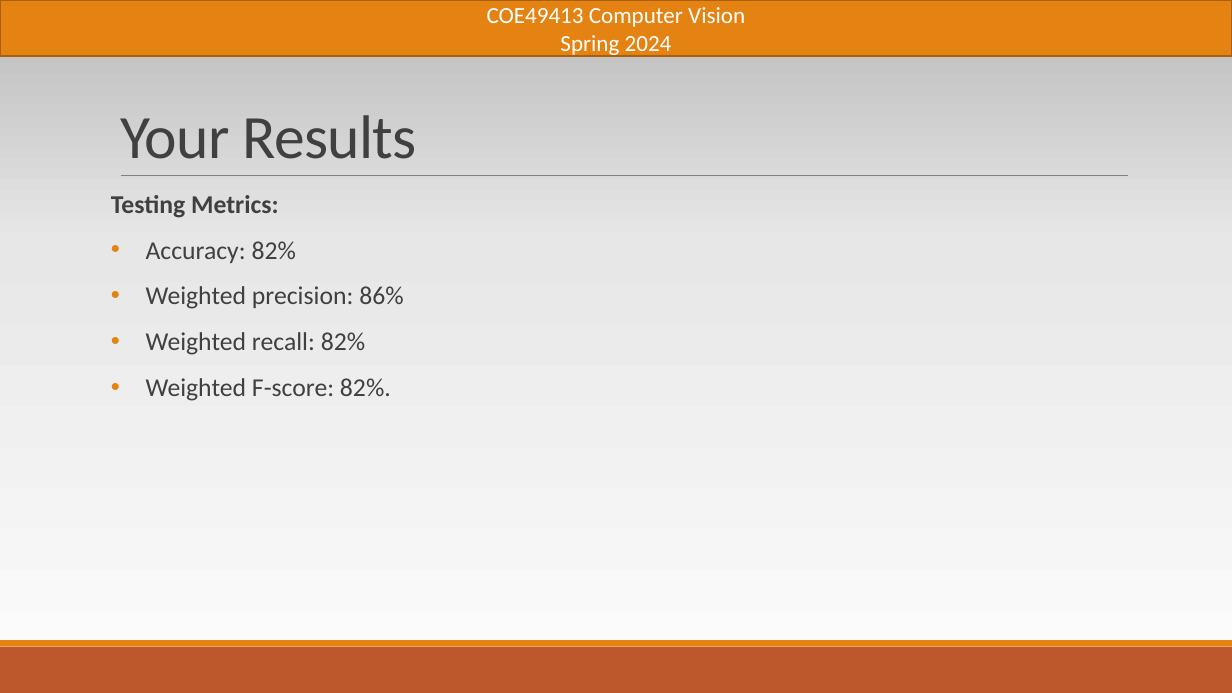
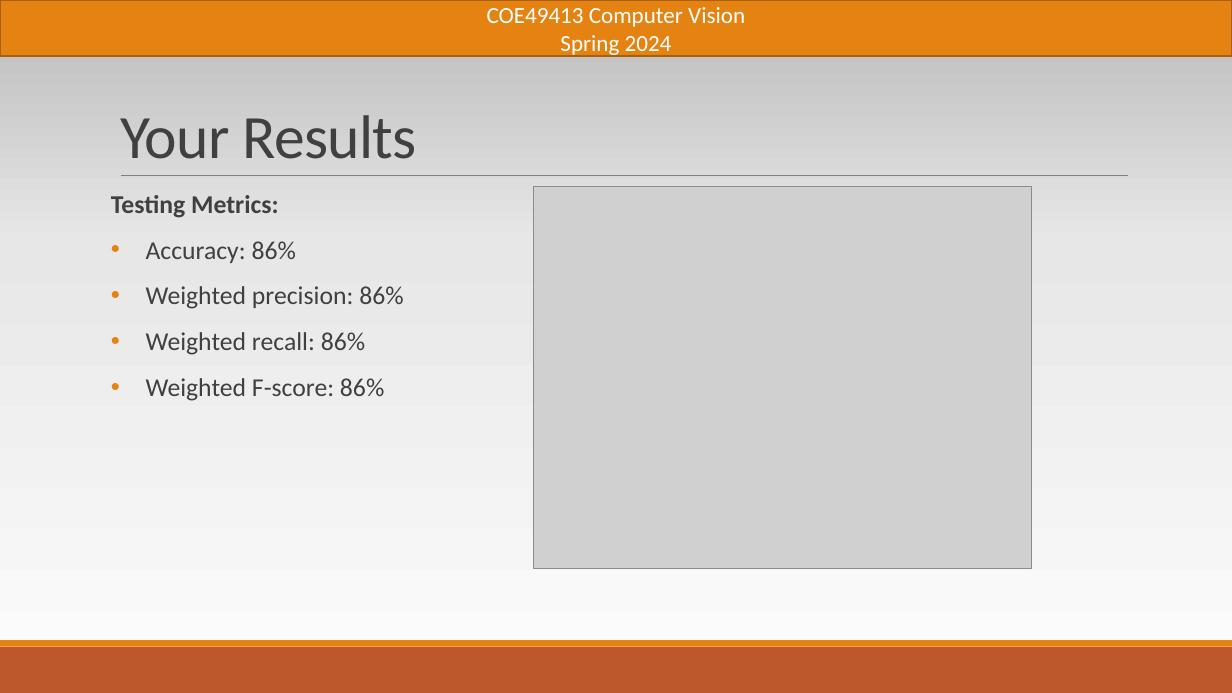
Before and after one commit to akvnn/violence-detection, a slide deck: slide 9 of presentation.pptx. Drawn at 1232x693 pixels with LibreOffice and Linux fonts; fonts in the diff are those of the drawing; grey boxes stand for pictures; background and template pictures are left out. Boxes give left, top, right and bottom in pixels: in the first picture for what was removed or moved away, otherwise in the second. Text is boxed around its words. In the diff, an @@ line names an element or a change of style, - is before the commit and + after.

Commit message:
update results + presentation

```diff
--- a/presentation.pptx
+++ b/presentation.pptx
@@ picture added at (x1=534, y1=187, x2=1032, y2=568) @@
@@ text at (x1=146, y1=241, x2=296, y2=263): text changed @@
-• Accuracy: 82%
+• Accuracy: 86%
@@ text at (x1=146, y1=332, x2=384, y2=401): text changed @@
-• Weighted recall: 82%
-• Weighted F-score: 82%.
+• Weighted recall: 86%
+• Weighted F-score: 86%
```
Also in this commit, not shown: 4 other slides changed, 7 other files.
